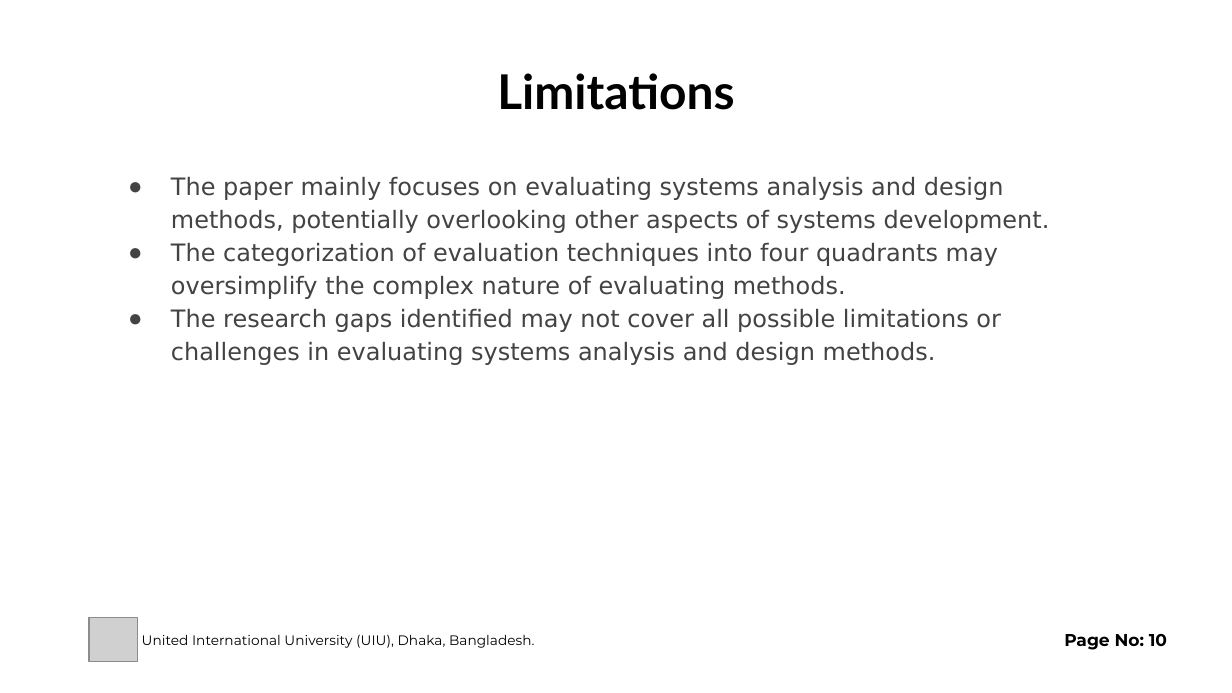
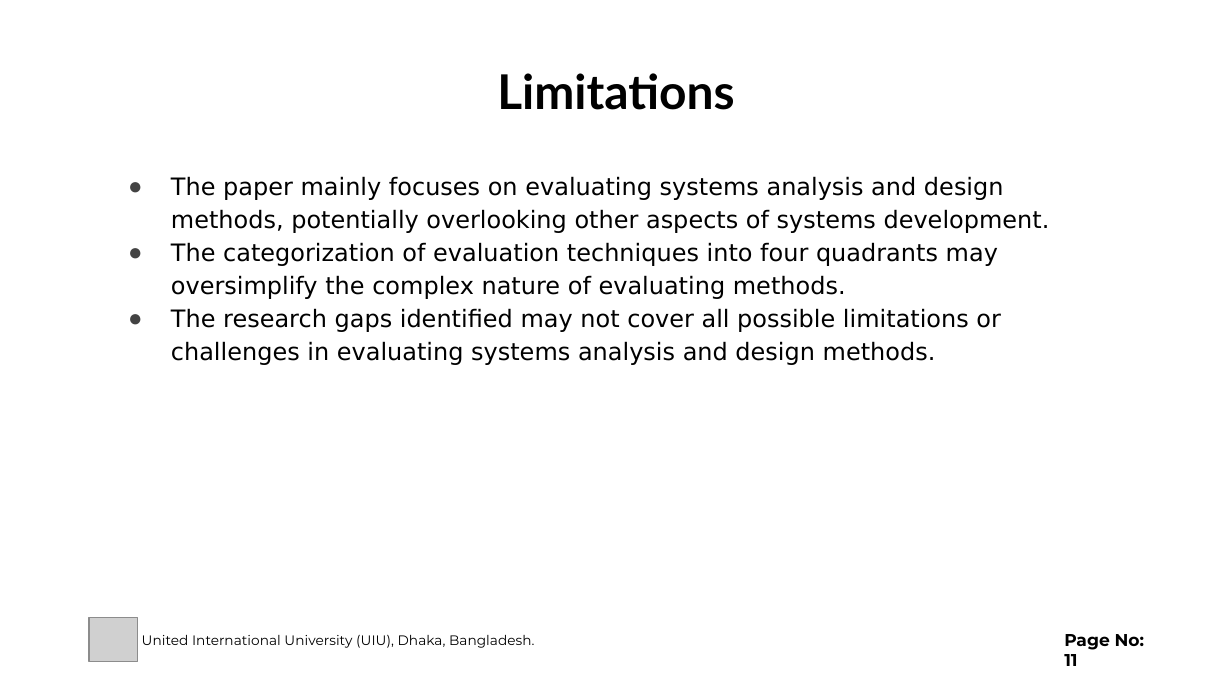
Before and after one commit to SifatNiloy/backups, a slide deck: slide 11 of Reacherch Paper Review.pptx (slide 10 before the commit). Drawn at 1232x693 pixels with LibreOffice and Linux fonts; fonts in the diff are those of the drawing; grey boxes stand for pictures. Boxes give left, top, right and bottom in pixels: in the first picture for what was removed or moved away, otherwise in the second. Text is boxed around its words. In the diff, an @@ line names an element or a change of style, - is before the commit and + after.

Commit message:
research paper slides

```diff
--- a/Reacherch Paper Review.pptx
+++ b/Reacherch Paper Review.pptx
@@ text "The paper mainly focuses on ..." at (171, 176, 1050, 365): text colour #434343 to #000000 @@
@@ text at (1064, 634, 1144, 666): text changed @@
-Page No: 10
+Page No: 11
```
Also in this commit, not shown: 10 other slides changed, 3 slides added, 2 slides removed.
